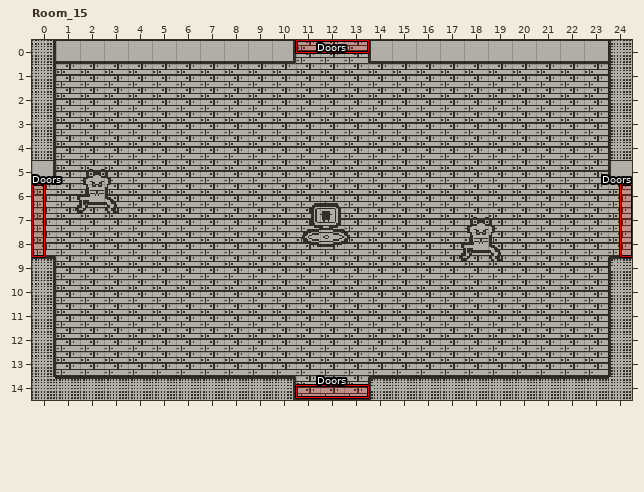
LDtk project -- LDTK/DPplaydate.ldtk. The picture above was drawn from the file before the commit.
Cells are 16x16 px. Shown: Room_15 x 0..24, y 0..14. The commit also changed other parts of the map, which this record leaves out.
And afterwards:
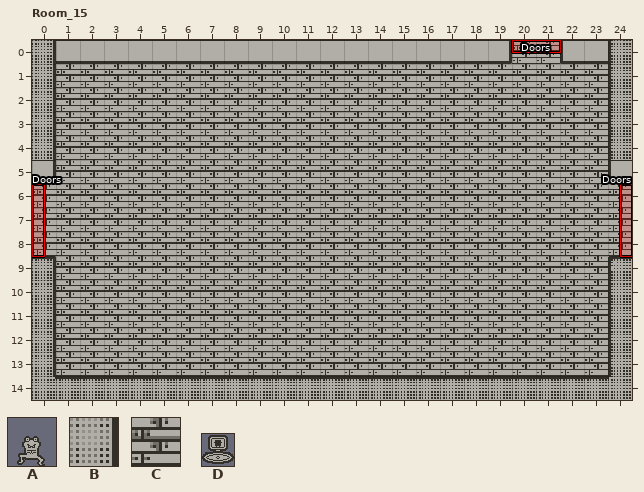
Key: from "Crewmember": A 1; from "Gameplay": B 1 "Wall", C 4 "Floor"; from "Props": D 4.
_ is an empty cell.
Objects are placed by their top-left corner, in cells (3,4 is the top-left corner of cell 3,4); size is 1x1 cell unless given.
Tiles replaced or removed in this view: B, C.
From old to new:
Changed rows in their new state; . is an unchanged cell.
Layer "Gameplay":
first column x 11:
 0 BBB......CC
first column x 11:
14 BBB
Layer "Doors":
added: "Doors" rectangle at 20,0 size 2x0.5
removed: "Doors" rectangle at 11,0 size 3x0.5
removed: "Doors" rectangle at 11,14.4 size 3x0.5
Layer "Items_and_Props":
removed: D "Minifier" at 11.2,6.8 size 2x2
Layer "CM_and_enemies":
removed: A "CrewMember" at 17.2,6.2 size 3x3
removed: A "CrewMember" at 1.2,4.2 size 3x3
